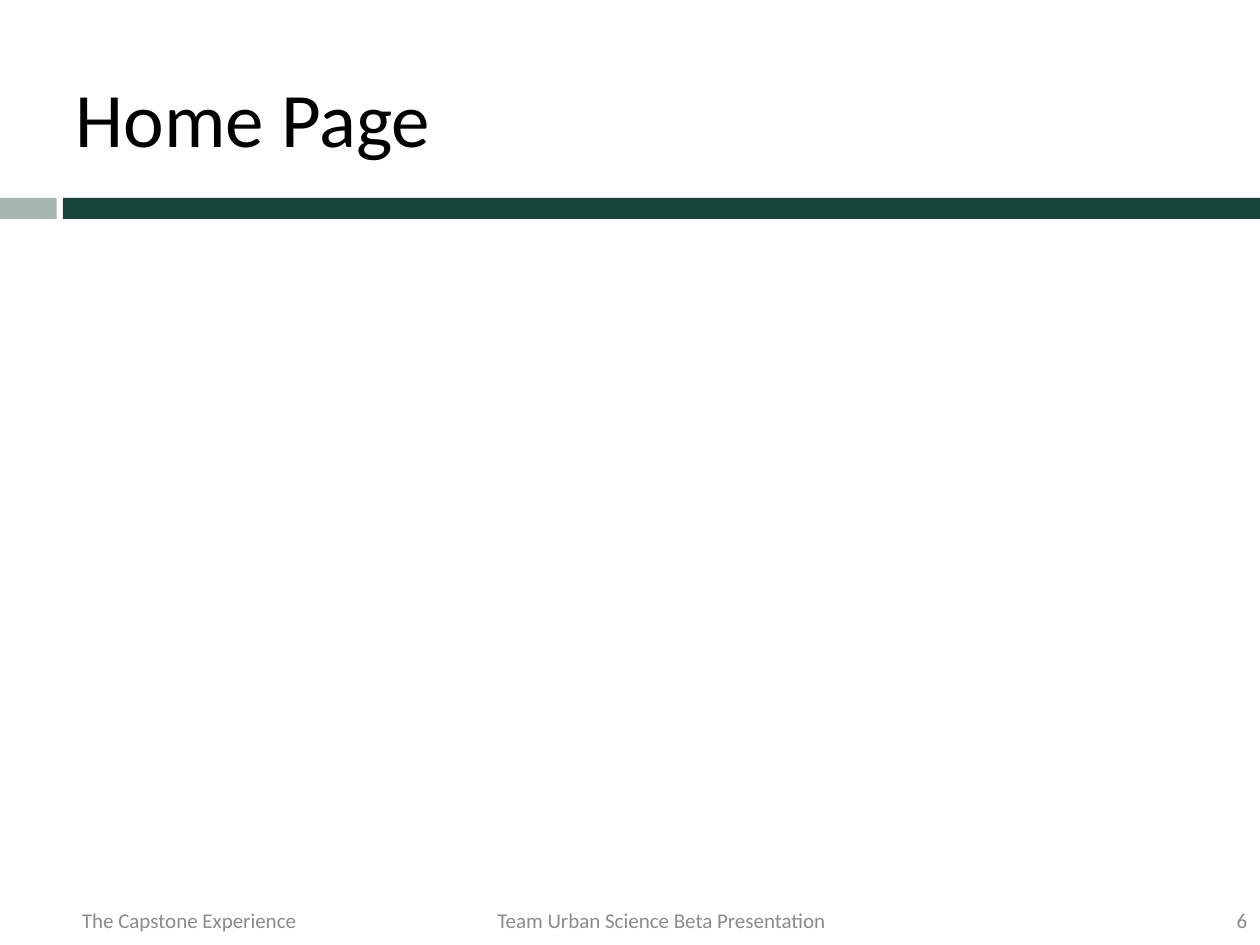
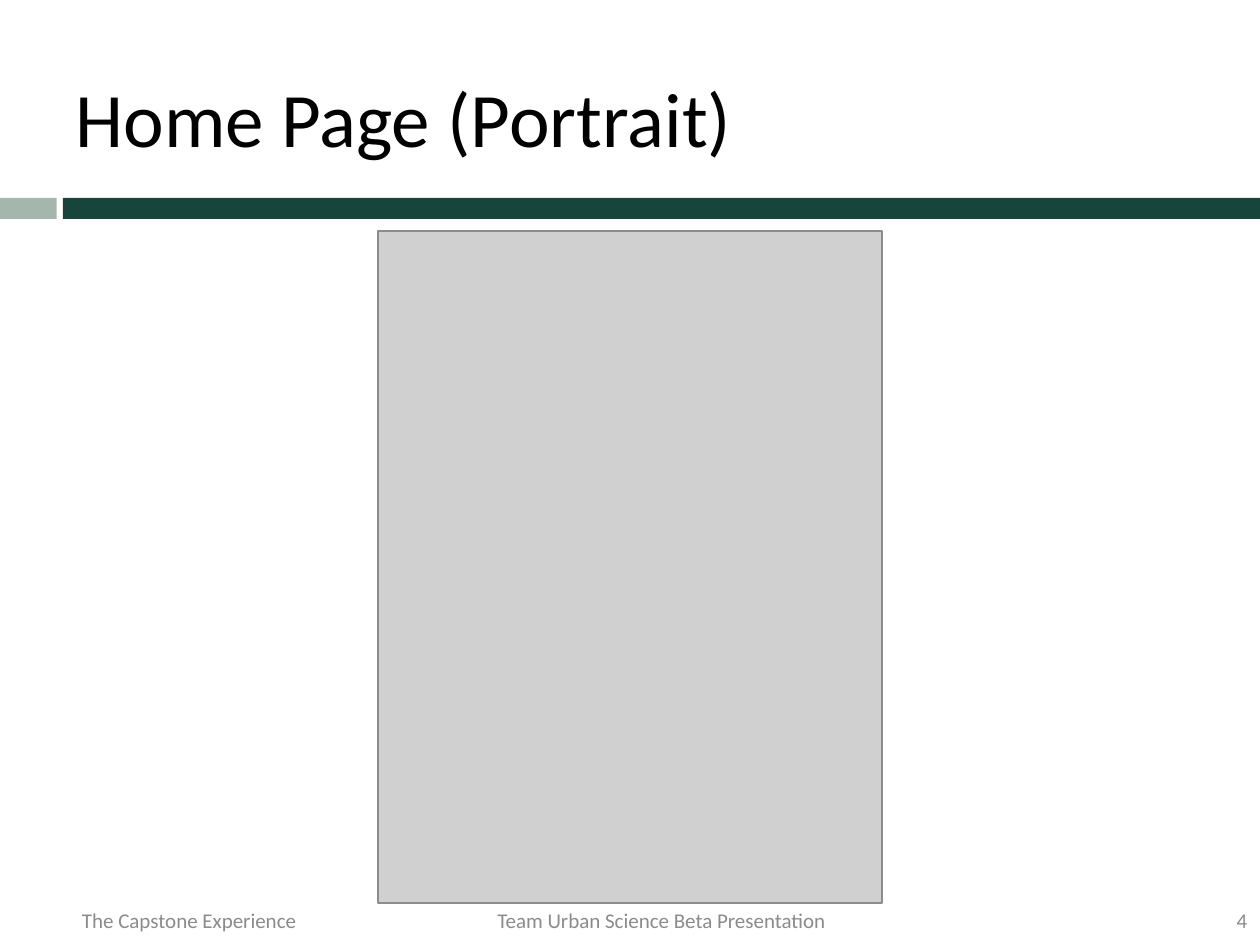
Before and after one commit to msu-capstone-team-urban-science/infographic-generator, a slide deck: slide 4 of documents/presentations/beta-presentation/team-urban-science-beta-presentation.pptx (slide 6 before the commit). Drawn at 1260x945 pixels with LibreOffice and Linux fonts; fonts in the diff are those of the drawing; grey boxes stand for pictures; background and template pictures are left out. Boxes give left, top, right and bottom in pixels: in the first picture for what was removed or moved away, otherwise in the second. Text is boxed around its words. In the diff, an @@ line names an element or a change of style, - is before the commit and + after.

Commit message:
Adding beta presentation screenshots

```diff
--- a/documents/presentations/beta-presentation/team-urban-science-beta-presentation.pptx
+++ b/documents/presentations/beta-presentation/team-urban-science-beta-presentation.pptx
@@ title at <box>76,91,732,161</box>: text changed @@
-Home Page
+Home Page (Portrait)
@@ picture added at <box>378,231,882,902</box> @@
@@ page number at <box>1237,914,1248,928</box>: text changed @@
-6
+4
```
Also in this commit, not shown: 6 other slides changed, 2 slides added.
